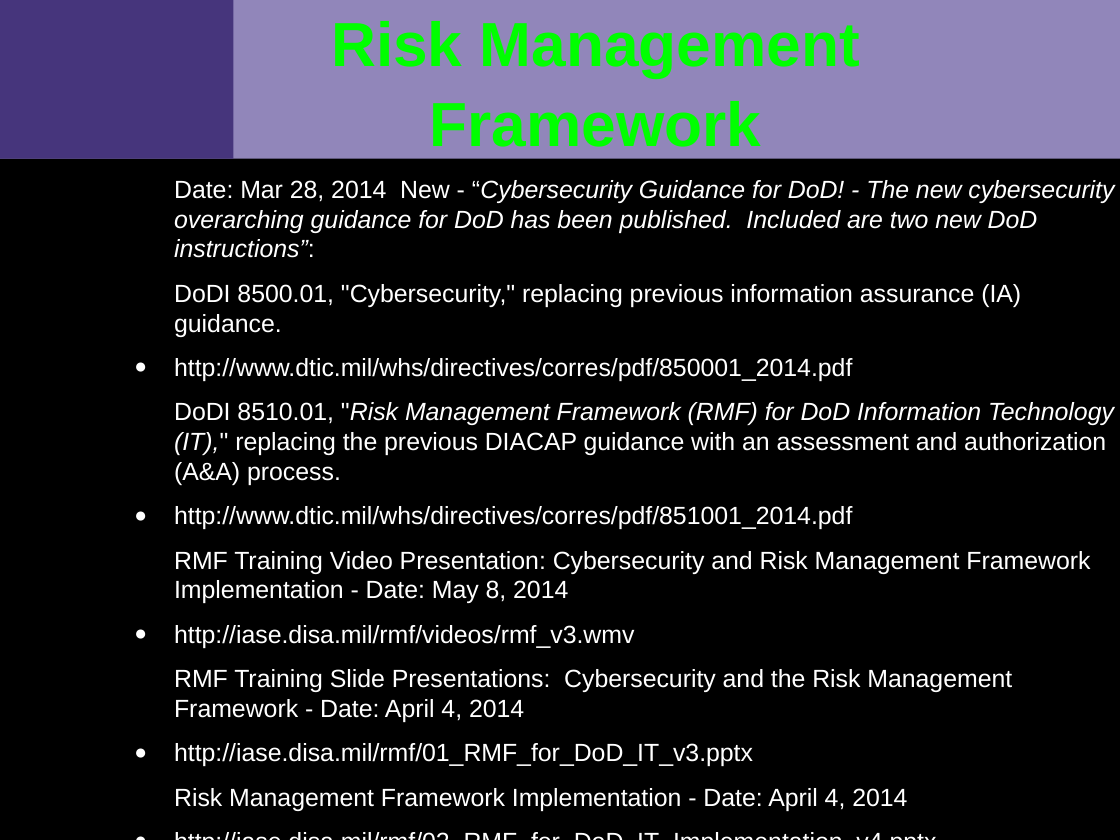
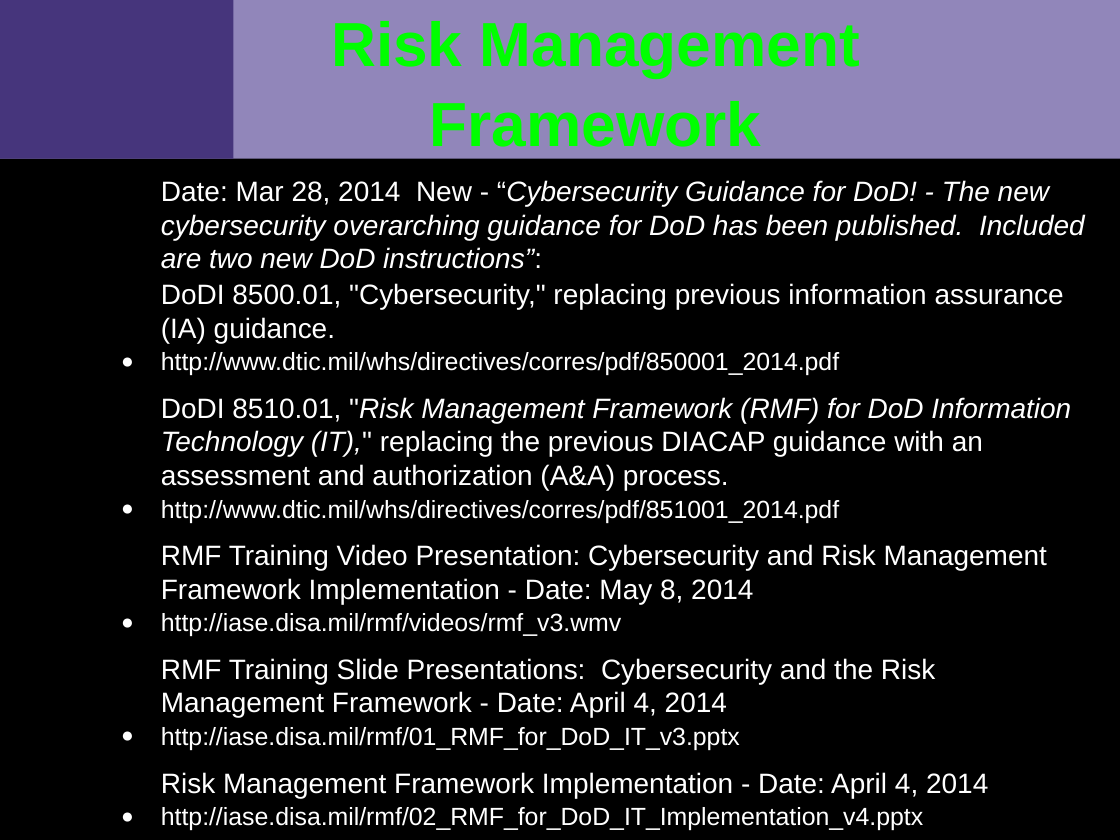
Before and after one commit to VCTLabs/elc2015-presentations, a slide deck: slide 5 of security_IoT/security_assessment_slides.odp. Drawn at 1120x840 pixels with LibreOffice and Linux fonts; fonts in the diff are those of the drawing; background and template pictures are left out. Boxes give left, top, right and bottom in pixels: in the first picture for what was removed or moved away, otherwise in the second. Text is boxed around its words. In the diff, an @@ line names an element or a change of style, - is before the commit and + after.

```diff
--- a/security_IoT/security_assessment_slides.odp
+++ b/security_IoT/security_assessment_slides.odp
@@ text "Date: Mar 28, 2014 New ...": place and size @@
-text "Date: Mar 28, 2014 New ..." at [174,180,1114,811]
+text "Date: Mar 28, 2014 New ..." at [161,180,1085,830]
@@ text at [161,180,1085,798]: size 16 to 18 pt in "Date: Mar 28, 2014 New - “Cybersecurity ...", "DoDI 8500.01, "Cybersecurity," replacing previous informatio ...", "DoDI 8510.01, "Risk Management Framework (RMF) for ...", "RMF Training Video Presentation: Cybersecurity and Risk ..." and 2 more places; less space between paragraphs @@
```
Also in this commit, not shown: 7 other slides changed, 4 slides added, 2 other files.
